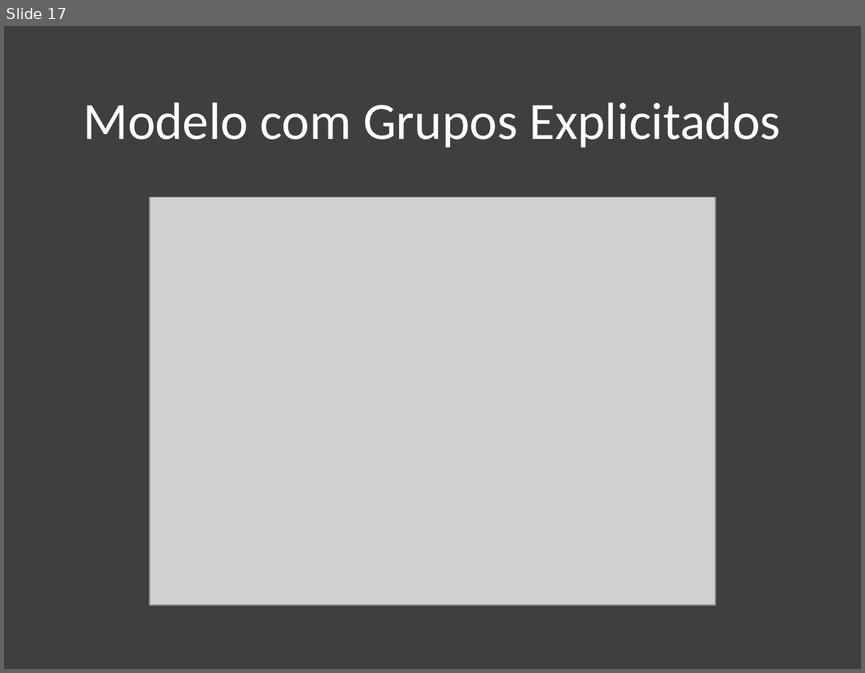
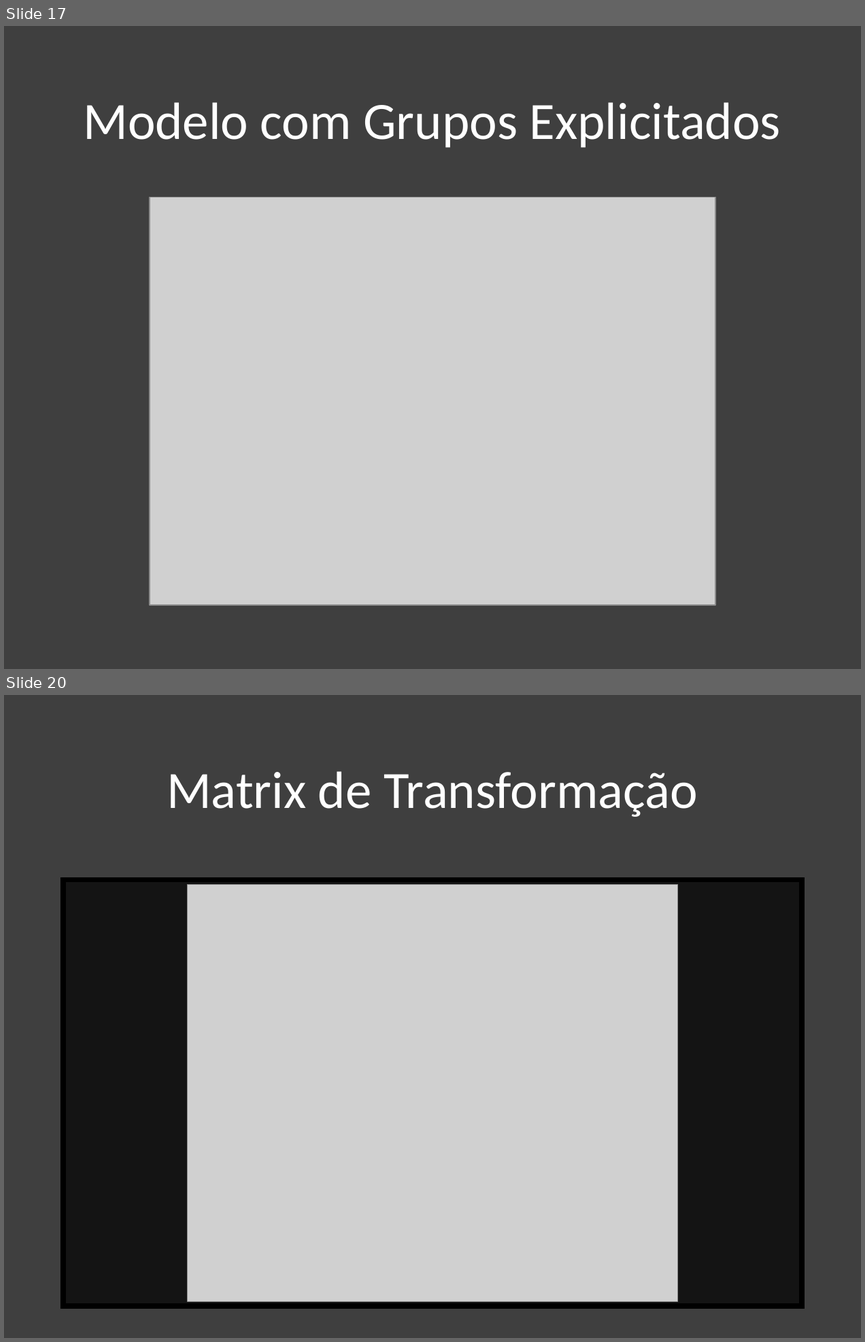
Before and after one commit to danisson/final-cg1, a slide deck: apresentação/Trabalho de CG1.pptx. Shown one above the other, each under a label of ours: slide 17 before the commit, slides 17 and 20 after it; the slides between them are not shown. The pictures are 865x673 and 865x1342 pixels, drawn with LibreOffice and Linux fonts; fonts in the diff are those of the drawing; grey boxes stand for pictures. Boxes give left, top, right and bottom in pixels: in the first picture for what was removed or moved away, otherwise in the second. Text is boxed around its words. In the diff, an @@ line names an element or a change of style, - is before the commit and + after.

```diff
--- a/apresentação/Trabalho de CG1.pptx
+++ b/apresentação/Trabalho de CG1.pptx
@@ slide 20 added at (4,695,861,1338), background #3F3F3F @@
@@ title added at (167,771,698,817), 44 pt, text #FFFFFF @@
+Matrix de Transformação
@@ rectangle added at (63,879,802,1305), fill #141414, outline #000000 4.5 pt @@
@@ picture added at (188,884,677,1302) @@
```
Also in this commit, not shown: 3 slides changed, 3 other slides added, 1 other file.
